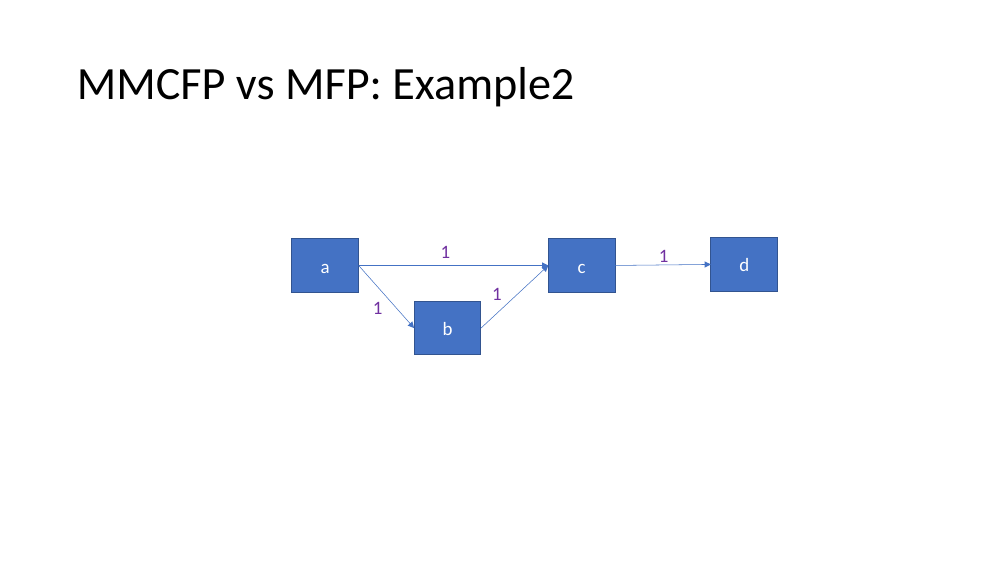
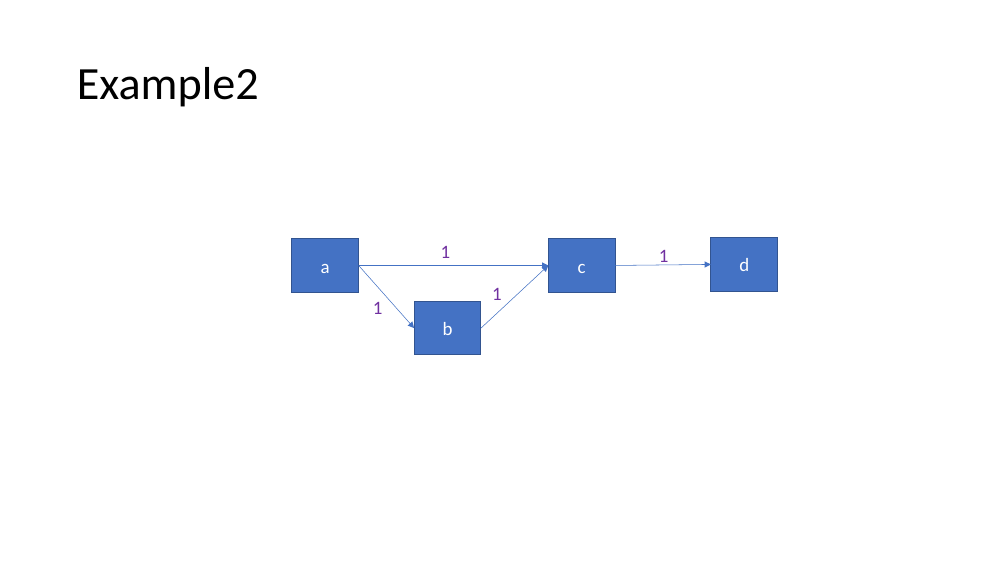
Before and after one commit to Speedphil544/Vortrag, a slide deck: slide 4 of MMCFP.pptx. Drawn at 1008x567 pixels with LibreOffice and Linux fonts; fonts in the diff are those of the drawing; grey boxes stand for pictures. Boxes give left, top, right and bottom in pixels: in the first picture for what was removed or moved away, otherwise in the second. Text is boxed around its words. In the diff, an @@ line names an element or a change of style, - is before the commit and + after.

```diff
--- a/MMCFP.pptx
+++ b/MMCFP.pptx
@@ title at bbox=[77, 67, 259, 107]: text changed @@
-MMCFP vs MFP: Example2
+Example2
```
Also in this commit, not shown: 1 other slide changed, 1 slide added.
